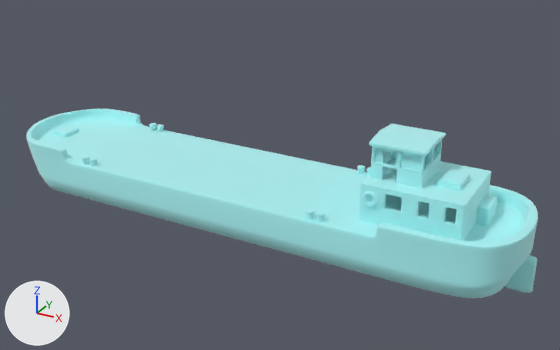
Before and after pictures for a commit that changed the glTF model riverBarge.gltf.
Before and after are seen from a 50 mm lens placed at (39.1, -56.0, 31.1), pointed at (7.9, 0.6, 2.8). Arrows for +X, +Y and +Z are at lower left; the lights stay in place. The older version comes first. Where no turn or scale is listed for an object, it has been applied to the vertices.

The first picture shows 'barge'.
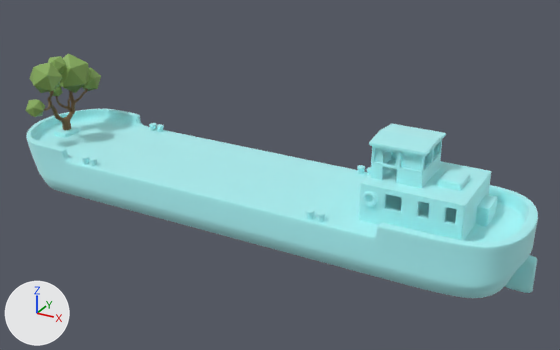
What differs and where, as boxes [x1, y1, x2, y2] in the pictures (560 x 350 px):
```json
{"object": "foliage", "change": "added", "after": [26, 53, 101, 117], "on screen": "green"}
{"object": "trunk", "change": "added", "after": [44, 89, 88, 130], "on screen": "brown"}
```

Scene script edits in JSON lines:
```json
{"op": "add", "block": "mat_tree", "code": ["mat_tree = principled_material('Tree')", "mat_tree.base_color = (0.257, 0.441, 0.111)  # green #8bb15e", "mat_tree.roughness = 0.494"]}
{"op": "add", "block": "mat_bark", "code": ["mat_bark = principled_material('Bark')", "mat_bark.base_color = (0.208, 0.139, 0.0552)  # brown #7e6842", "mat_bark.roughness = 0.494"]}
{"op": "add", "block": "me_mesh_7", "code": ["me_mesh_7 = bpy.data.meshes.new('Mesh_7')", "me_mesh_7.from_pydata(...)  # an icosphere of 20 faces spanning x -0.54..2.44, y -4.56..-1.33, z 4.69..7.74; an icosphere of 20 faces spanning x -1.5..2.34, y -0.7..2.99, z 3.45..7.62; an icosphere of 20 faces spanning x -0.21..2.13, y 1.78..4.09, z 3.2..5.78; an icosphere of 20 faces spanning x -1.81..-0.29, y -0.56..0.73, z 3.07..4.58; an icosphere of 20 faces spanning x -0.42..1.56, y -5.32..-3.5, z 2.62..4.34; an icosphere of 20 faces spanning x -0.94..1.11, y -1.49..0.47, z 5.8..7.57", "me_mesh_7.materials.append(mat_tree)  # green #8bb15e"]}
{"op": "add", "block": "me_mesh_6", "code": ["me_mesh_6 = bpy.data.meshes.new('Mesh_6')", "me_mesh_6.from_pydata(...)  # 209 vertices, 380 faces; spans x -1.14..1.39, y -4.04..2.41, z -0.22..5.26", "me_mesh_6.materials.append(mat_bark)  # brown #7e6842"]}
{"op": "add", "block": "ob_foliage", "code": ["ob_foliage = bpy.data.objects.new('foliage', me_mesh_7)", "ob_foliage.location = (-17.09, 0.0, 3.18)"]}
{"op": "add", "block": "ob_trunk", "code": ["ob_trunk = bpy.data.objects.new('trunk', me_mesh_6)", "ob_trunk.location = (-17.09, 0.0, 3.18)"]}
```
